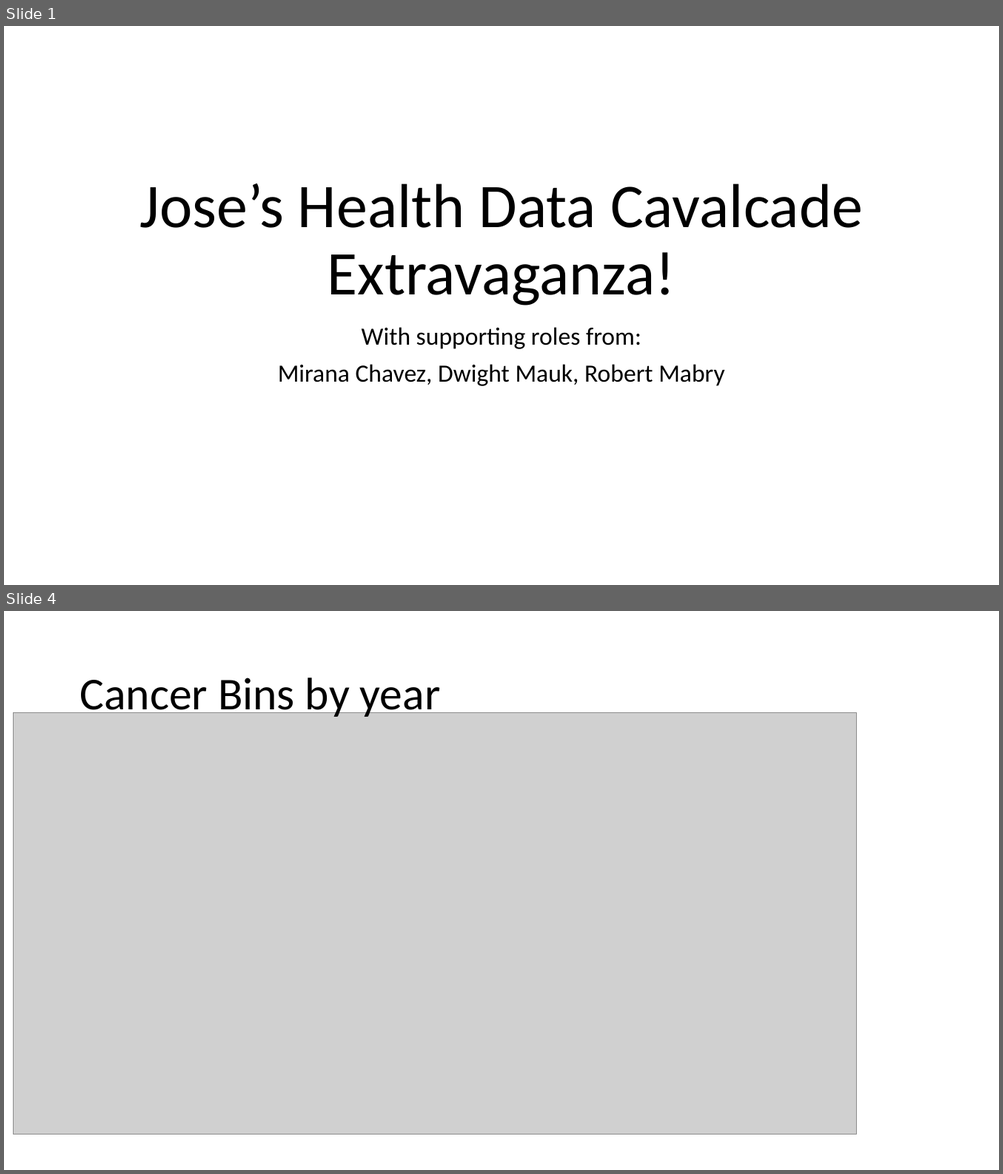
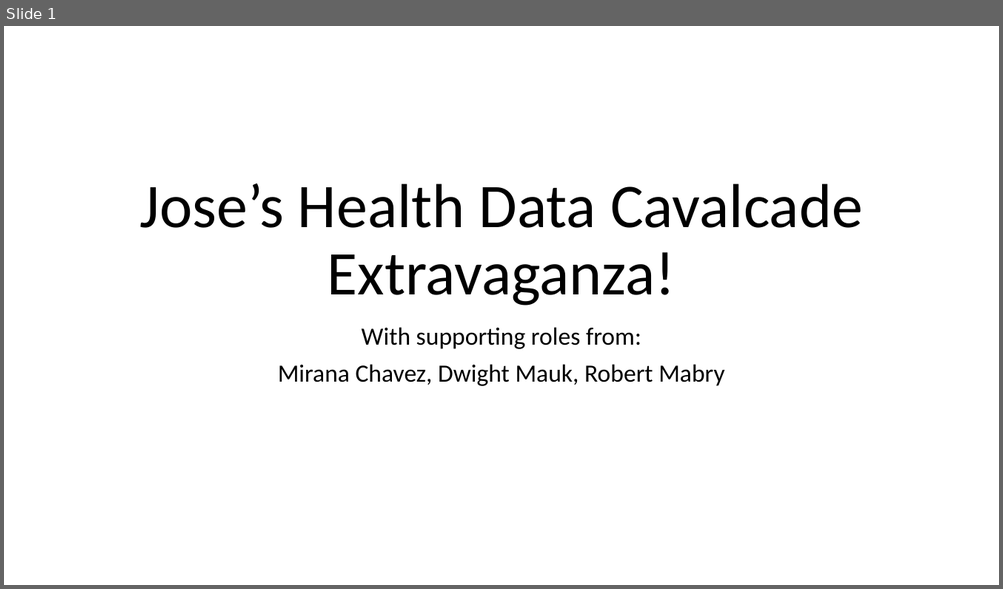
Before and after one commit to marianiviris/Group-7-Project, a slide deck: Jose’s Health Data Cavalcade Extravaganza!.pptx. Shown one above the other, each under a label of ours: slides 1 and 4 before the commit, slide 1 after it; the slides between them are not shown. The pictures are 1003x1174 and 1003x589 pixels, drawn with LibreOffice and Linux fonts; fonts in the diff are those of the drawing; grey boxes stand for pictures. Boxes give left, top, right and bottom in pixels: in the first picture for what was removed or moved away, otherwise in the second. Text is boxed around its words. In the diff, an @@ line names an element or a change of style, - is before the commit and + after.

```diff
--- a/Jose’s Health Data Cavalcade Extravaganza!.pptx
+++ b/Jose’s Health Data Cavalcade Extravaganza!.pptx
@@ slide 4 removed at [4, 611, 999, 1170], background #FFFFFF @@
@@ title removed at [79, 678, 441, 721] @@
-Cancer Bins by year
@@ picture removed at [13, 713, 856, 1135] @@
```
Also in this commit, not shown: 1 slide added, 2 other slides removed.
